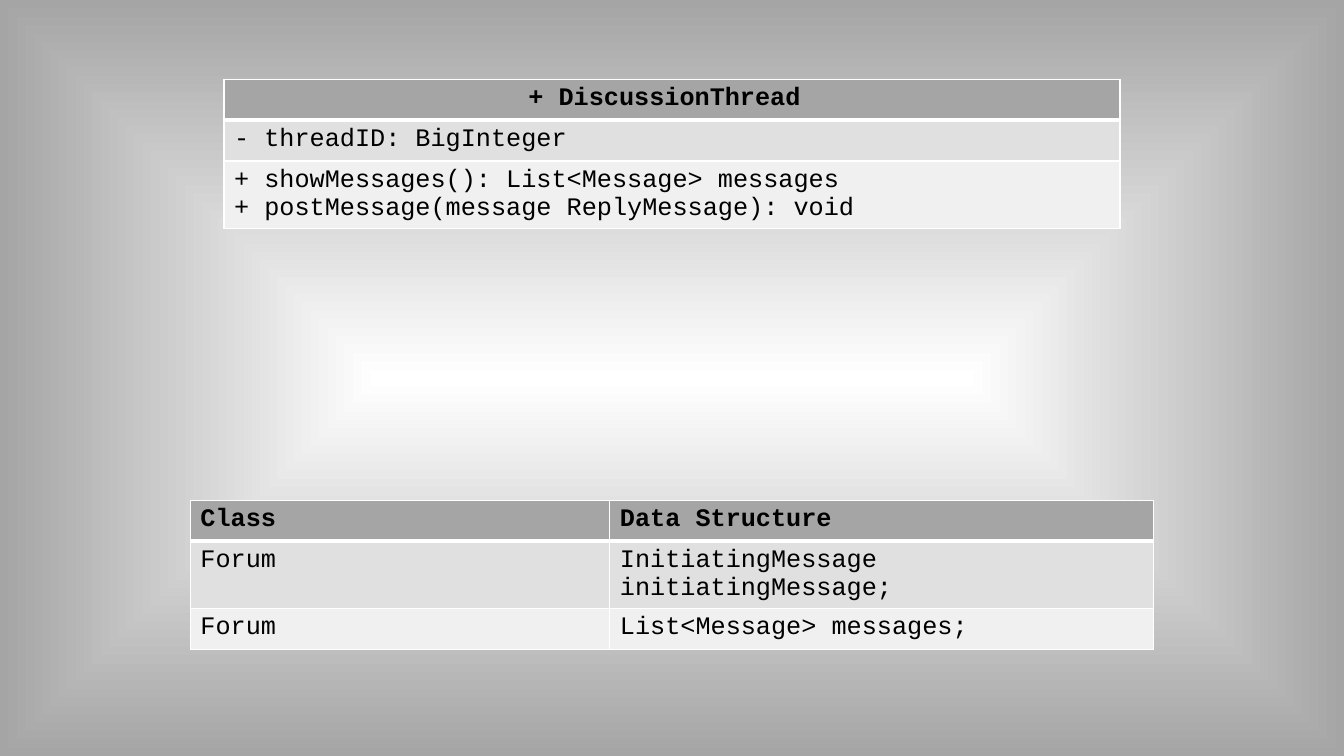
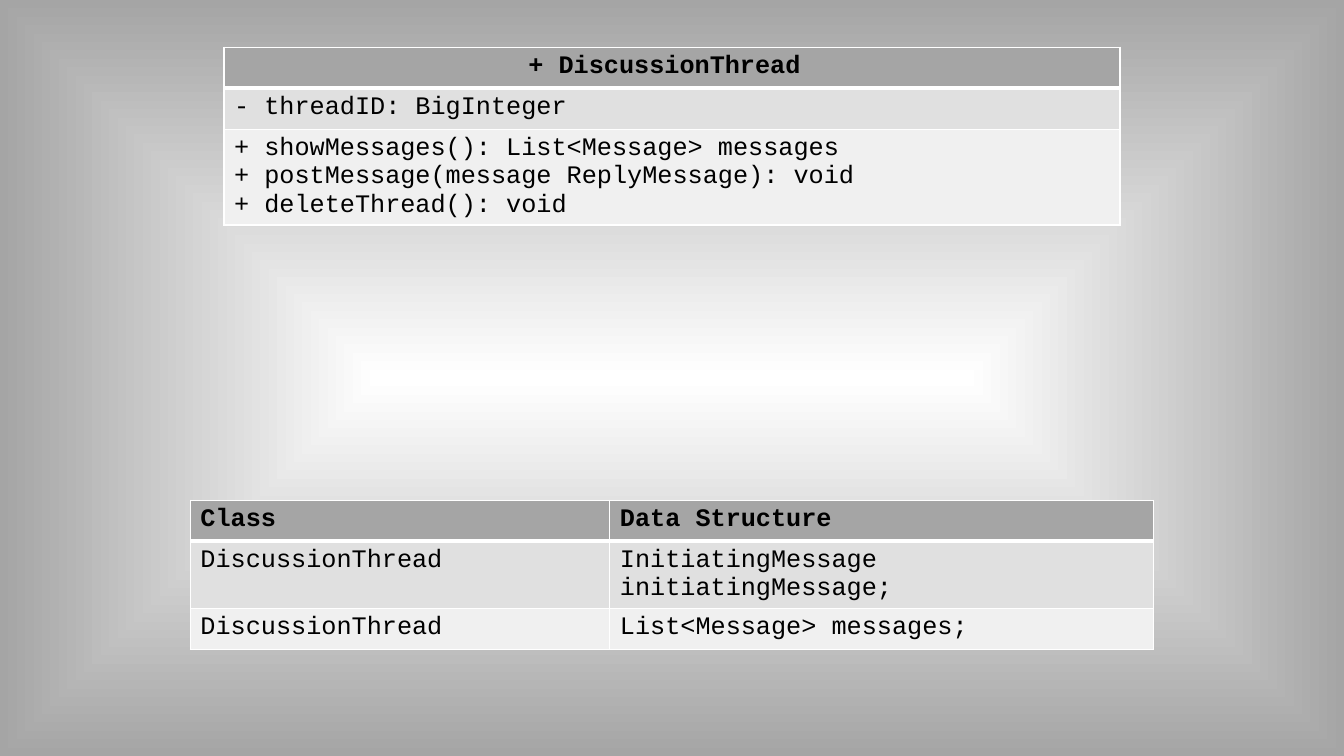
Before and after one commit to MaxHumes/SoftwareMethodologyProjects, a slide deck: slide 8 of UMLAssignment/UML.pptx. Drawn at 1344x756 pixels with LibreOffice and Linux fonts; fonts in the diff are those of the drawing. Boxes give left, top, right and bottom in pixels: in the first picture for what was removed or moved away, otherwise in the second. Text is boxed around its words. In the diff, an @@ line names an element or a change of style, - is before the commit and + after.

```diff
--- a/UMLAssignment/UML.pptx
+++ b/UMLAssignment/UML.pptx
@@ table at (224, 47, 1120, 230) @@
-row 3, column 1: + showMessages(): List<Message> messages / + postMessage(message ReplyMessage): void
+row 3, column 1: + showMessages(): List<Message> messages / + postMessage(message ReplyMessage): void / + deleteThread(): void
@@ table: place and size @@
-table at (224, 80, 1120, 232)
+table at (224, 47, 1120, 230)
@@ table at (191, 500, 1153, 644) @@
-row 2, column 1: Forum
+row 2, column 1: DiscussionThread
-row 3, column 1: Forum
+row 3, column 1: DiscussionThread
```
Also in this commit, not shown: 2 other slides changed, 3 slides added.
